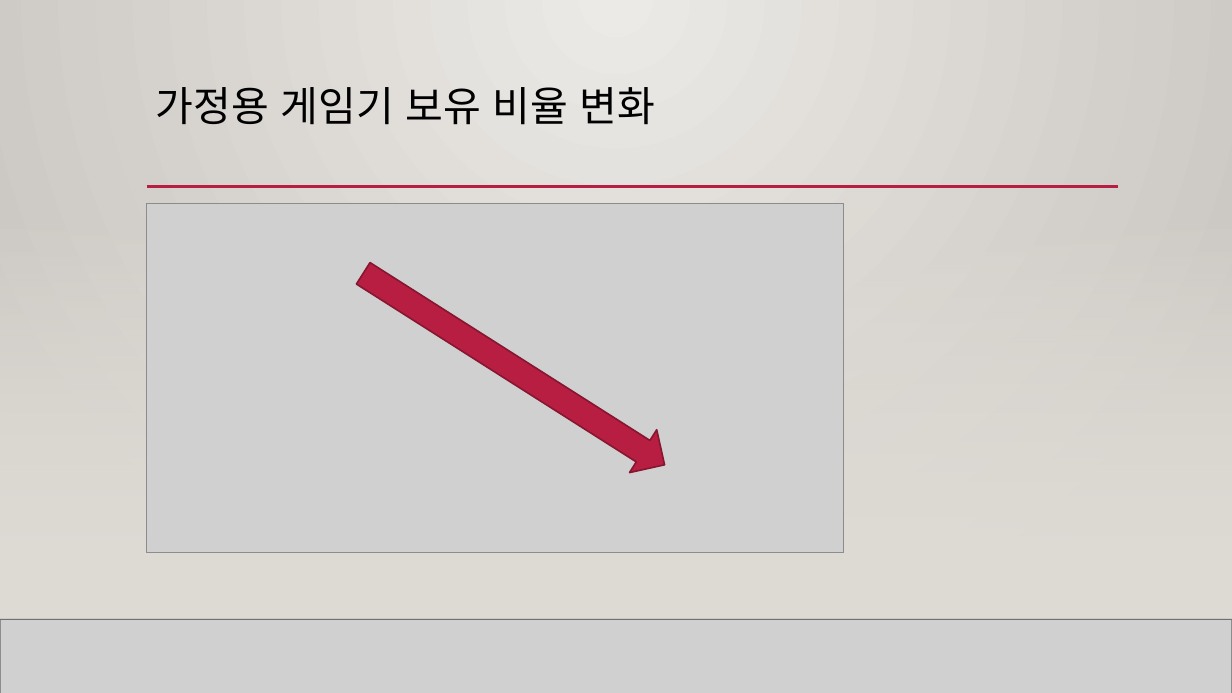
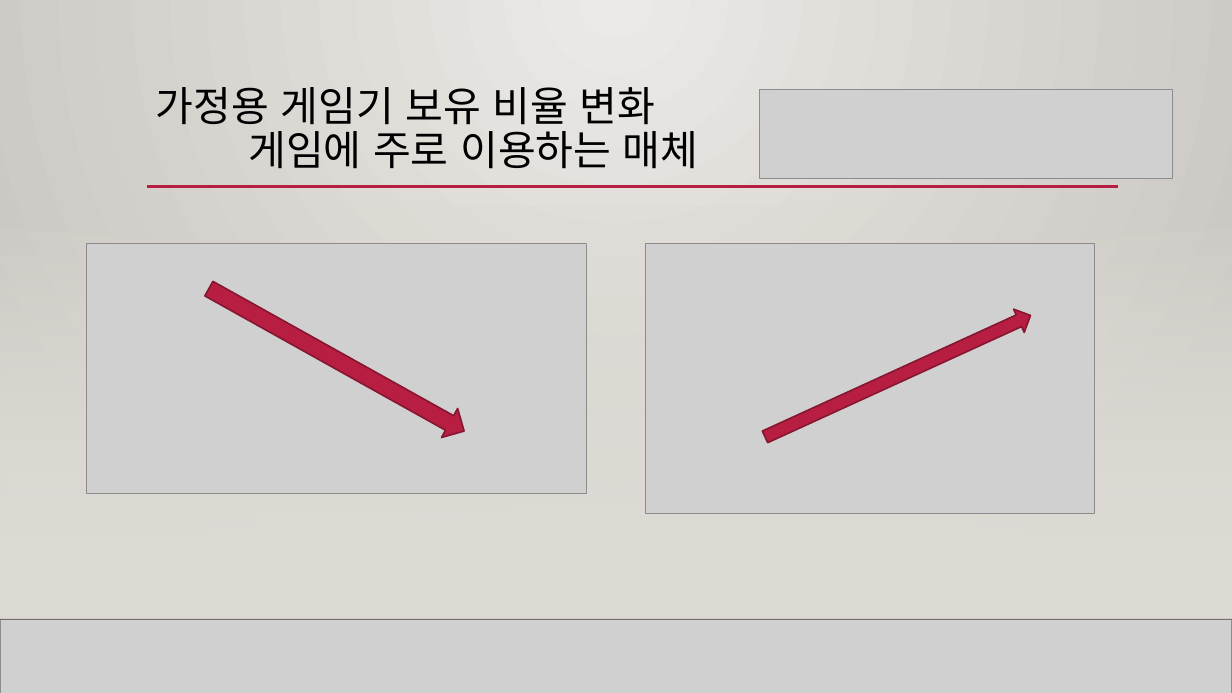
Before and after one commit to leeyeonjun85/AIB_Section_1_Project, a slide deck: slide 30 of Video Game Trend.pptx (slide 42 before the commit). Drawn at 1232x693 pixels with LibreOffice and Linux fonts; fonts in the diff are those of the drawing; grey boxes stand for pictures; background and template pictures are left out. Boxes give left, top, right and bottom in pixels: in the first picture for what was removed or moved away, otherwise in the second. Text is boxed around its words. In the diff, an @@ line names an element or a change of style, - is before the commit and + after.

```diff
--- a/Video Game Trend.pptx
+++ b/Video Game Trend.pptx
@@ title at [156, 87, 699, 169]: text changed @@
-가정용 게임기 보유 비율 변화
+가정용 게임기 보유 비율 변화
+게임에 주로 이용하는 매체
@@ picture added at [760, 89, 1173, 178] @@
@@ picture: place and size @@
-picture at [147, 203, 845, 552]
+picture at [87, 244, 587, 494]
@@ picture added at [646, 244, 1095, 513] @@
@@ right arrow at [201, 274, 472, 445]: rotation 32 to 29 degrees @@
@@ right arrow added at [760, 304, 1037, 449], fill #B71E42, outline #871631 1.25 pt @@
```
Also in this commit, not shown: 20 other slides changed, 8 slides added, 24 slides removed, 54 other files.
